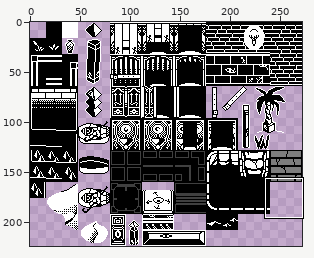
File history of a sprite sheet, assets/tileset.png. The picture above shows the old version from afar; the outline marks the close-up.
Close-up. Before:
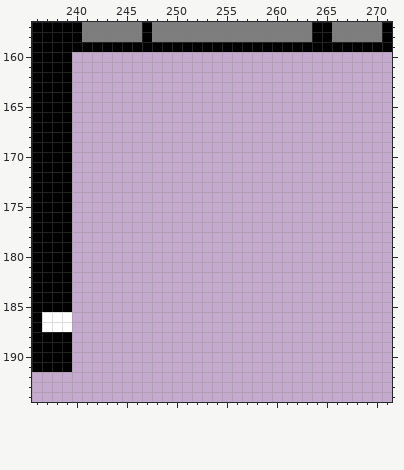
The file is 272x224 pixels. Shown: x 236..271, y 157..194.
The same view after the edit:
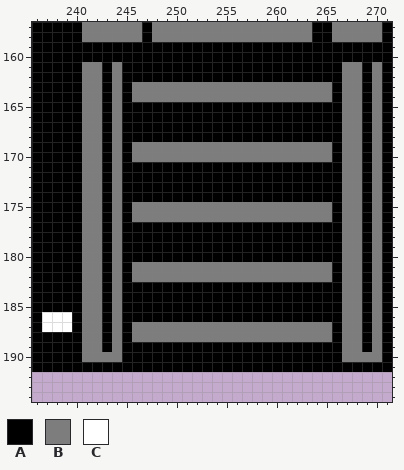
Palette (. is transparent): A #000000  B #7d7d7d  C #ffffff
Difference:
The edit adds colour A in row 160 at x 240 to 271; in rows 161 to 162 at x 240, 243, 245 to 266, 269 and 271; in rows 163 to 164 at x 240, 243, 245, 266, 269 and 271; in rows 165 to 168 at x 240, 243, 245 to 266, 269 and 271; in rows 169 to 170 at x 240, 243, 245, 266, 269 and 271; in rows 171 to 174 at x 240, 243, 245 to 266, 269 and 271.
The edit adds colour A in rows 175 to 176 at x 240, 243, 245, 266, 269 and 271; in rows 177 to 180 at x 240, 243, 245 to 266, 269 and 271; in rows 181 to 182 at x 240, 243, 245, 266, 269 and 271; in rows 183 to 186 at x 240, 243, 245 to 266, 269 and 271; in rows 187 to 188 at x 240, 243, 245, 266, 269 and 271; in row 189 at x 240, 243, 245 to 266, 269 and 271.
The edit adds colour A in row 190 at x 240, 245 to 266 and 271; in row 191 at x 240 to 271.
The edit adds colour B in rows 161 to 162 at x 241 to 242, 244, 267 to 268 and 270; in rows 163 to 164 at x 241 to 242, 244, 246 to 265, 267 to 268 and 270; in rows 165 to 168 at x 241 to 242, 244, 267 to 268 and 270; in rows 169 to 170 at x 241 to 242, 244, 246 to 265, 267 to 268 and 270; in rows 171 to 174 at x 241 to 242, 244, 267 to 268 and 270; in rows 175 to 176 at x 241 to 242, 244, 246 to 265, 267 to 268 and 270.
The edit adds colour B in rows 177 to 180 at x 241 to 242, 244, 267 to 268 and 270; in rows 181 to 182 at x 241 to 242, 244, 246 to 265, 267 to 268 and 270; in rows 183 to 186 at x 241 to 242, 244, 267 to 268 and 270; in rows 187 to 188 at x 241 to 242, 244, 246 to 265, 267 to 268 and 270; in row 189 at x 241 to 242, 244, 267 to 268 and 270; in row 190 at x 241 to 244 and 267 to 270.
